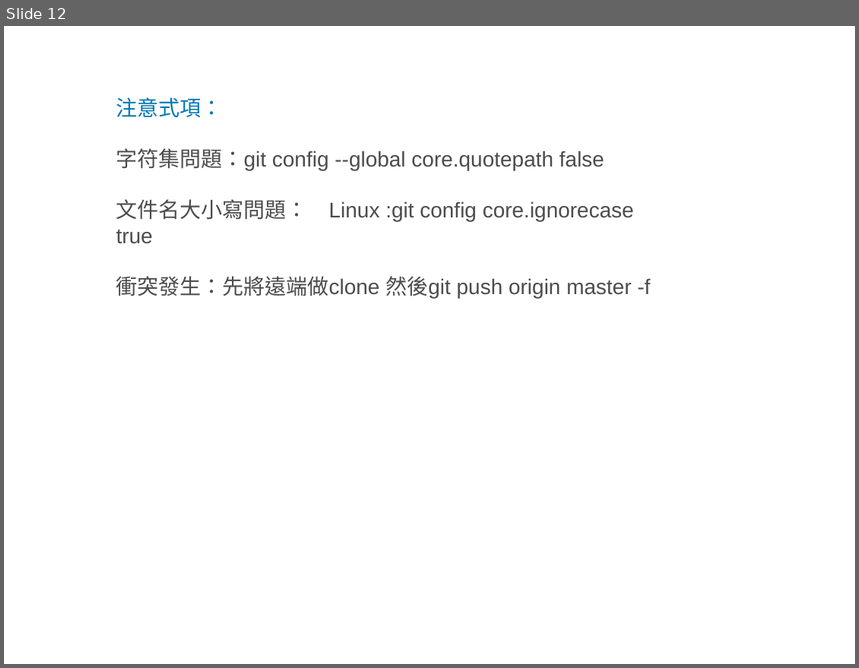
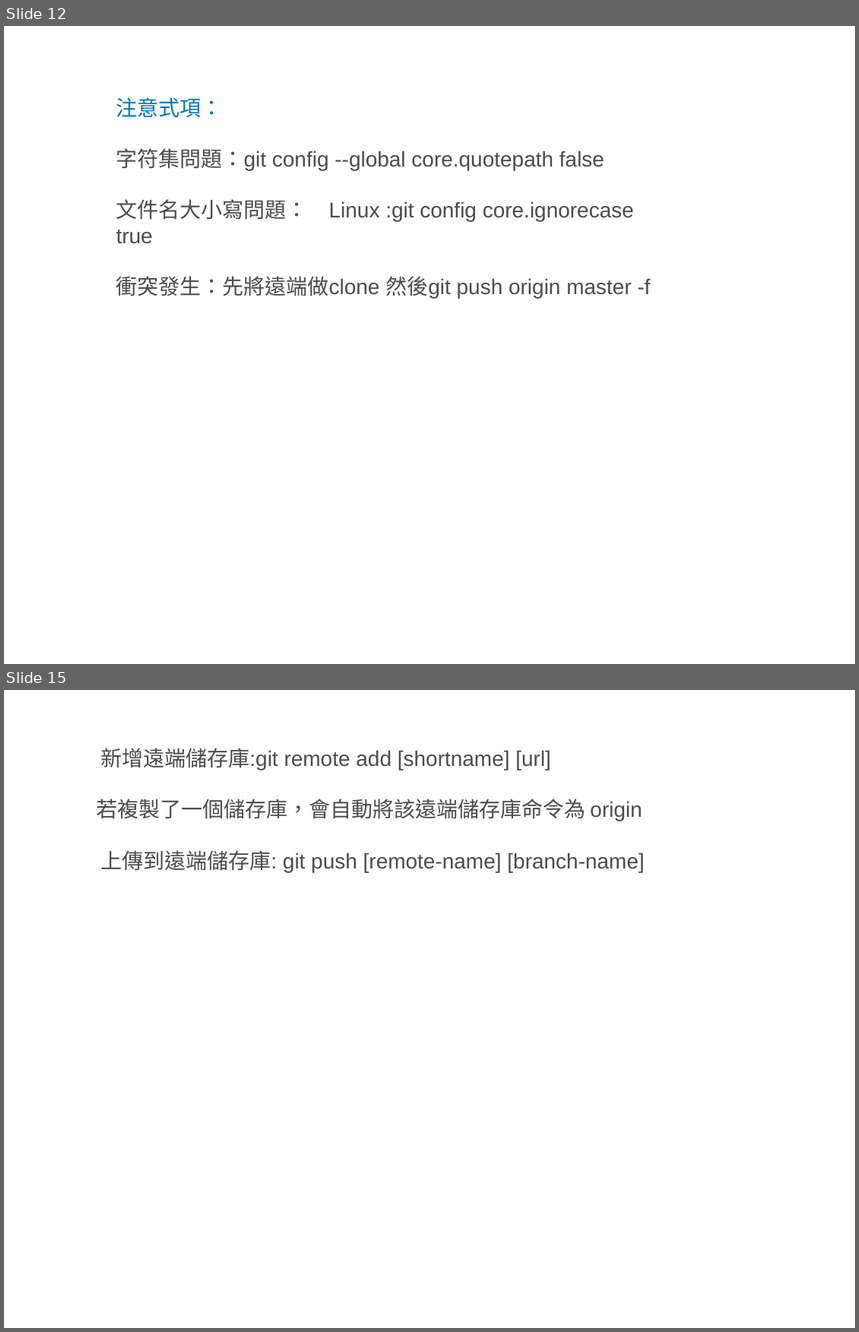
Before and after one commit to rai1872/xsync, a slide deck: 版本控制.pptx. Shown one above the other, each under a label of ours: slide 12 before the commit, slides 12 and 15 after it; the slides between them are not shown. The pictures are 859x668 and 859x1332 pixels, drawn with LibreOffice and Linux fonts; fonts in the diff are those of the drawing. Boxes give left, top, right and bottom in pixels: in the first picture for what was removed or moved away, otherwise in the second. Text is boxed around its words. In the diff, an @@ line names an element or a change of style, - is before the commit and + after.

```diff
--- a/版本控制.pptx
+++ b/版本控制.pptx
@@ slide 15 added at (x1=4, y1=690, x2=855, y2=1328), background #FFFFFF @@
@@ text added at (x1=96, y1=748, x2=644, y2=872), 18 pt, text #4C4C4C @@
+新增遠端儲存庫:git remote add [shortname] [url]
+若複製了一個儲存庫，會自動將該遠端儲存庫命令為 origin
+上傳到遠端儲存庫: git push [remote-name] [branch-name]
```
Also in this commit, not shown: 1 slide changed.
